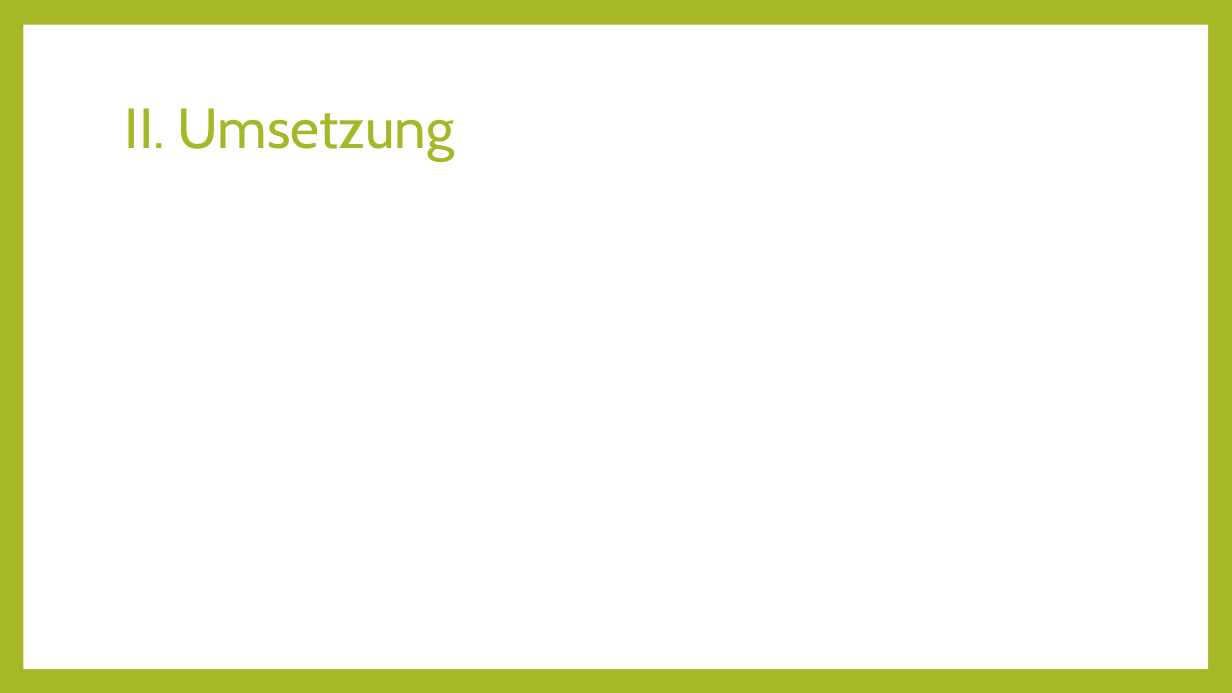
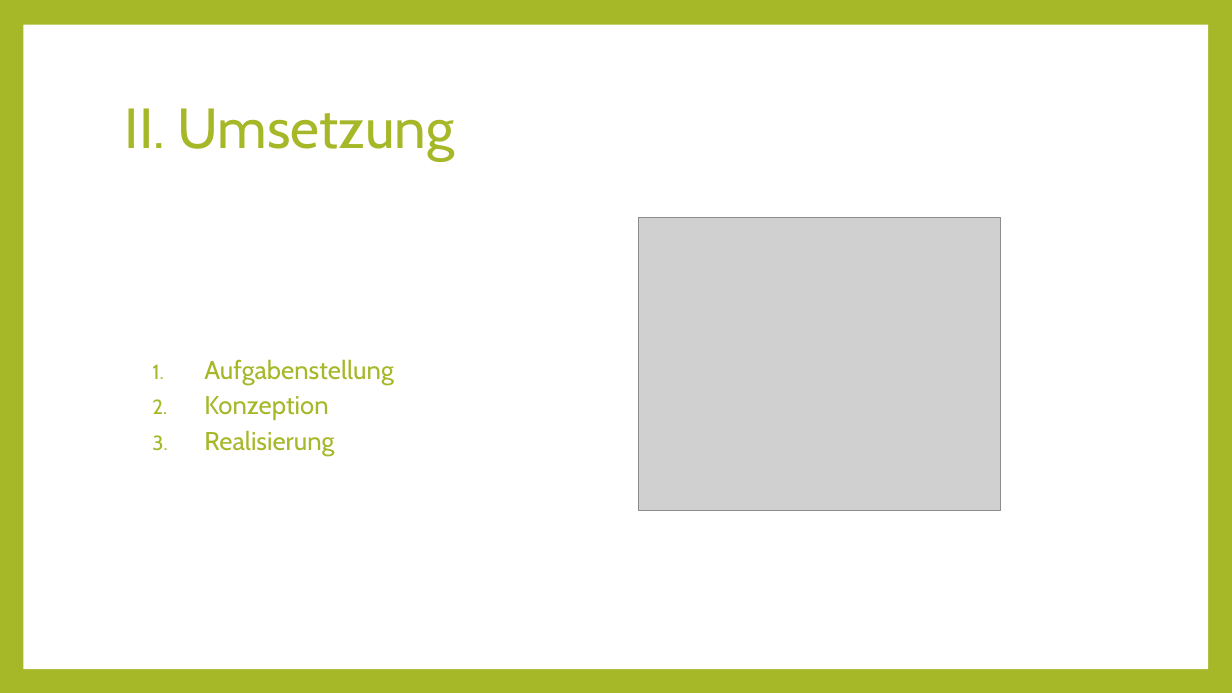
Before and after one commit to Kulu-M/KanBan-App, a slide deck: slide 18 of KanBan-App/Documents/Abschlusspräsentation/Projektmanagement.pptx (slide 15 before the commit). Drawn at 1232x693 pixels with LibreOffice and Linux fonts; fonts in the diff are those of the drawing; grey boxes stand for pictures. Boxes give left, top, right and bottom in pixels: in the first picture for what was removed or moved away, otherwise in the second. Text is boxed around its words. In the diff, an @@ line names an element or a change of style, - is before the commit and + after.

```diff
--- a/KanBan-App/Documents/Abschlusspräsentation/Projektmanagement.pptx
+++ b/KanBan-App/Documents/Abschlusspräsentation/Projektmanagement.pptx
@@ picture added at (639, 218, 1001, 511) @@
@@ text added at (204, 359, 393, 456), 20 pt, text #A6B727 @@
+  1. Aufgabenstellung
+  2. Konzeption
+  3. Realisierung
```
Also in this commit, not shown: 8 other slides changed, 8 slides added, 4 slides removed.
